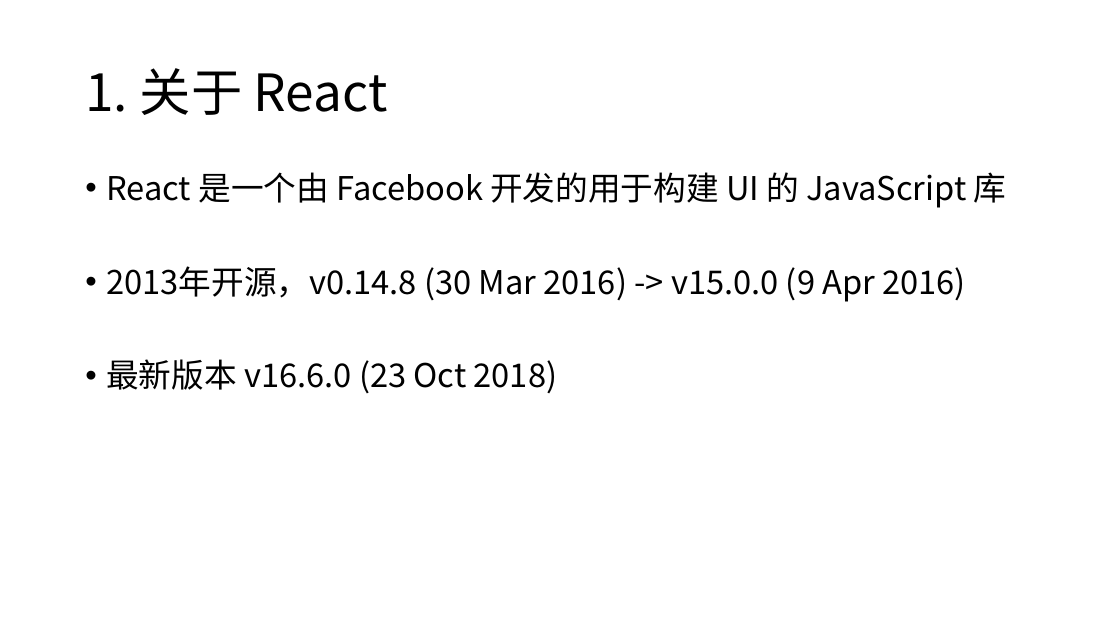
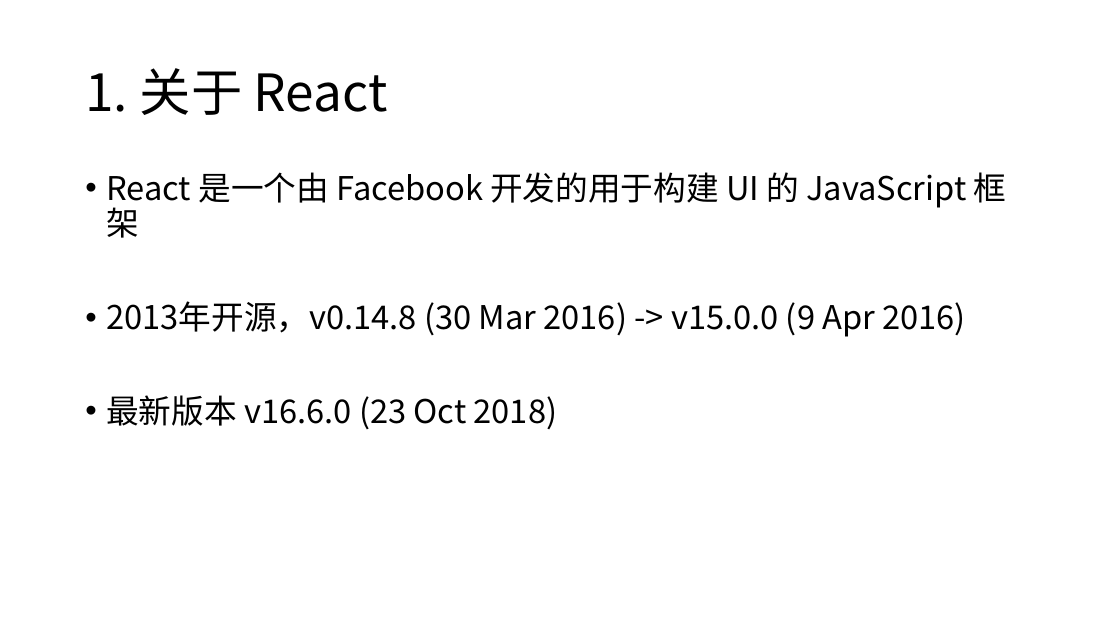
Before and after one commit to Zettat123/react_tutorial, a slide deck: slide 4 of slides/React 入门.pptx. Drawn at 1120x630 pixels with LibreOffice and Linux fonts; fonts in the diff are those of the drawing. Boxes give left, top, right and bottom in pixels: in the first picture for what was removed or moved away, otherwise in the second. Text is boxed around its words. In the diff, an @@ line names an element or a change of style, - is before the commit and + after.

```diff
--- a/slides/React 入门.pptx
+++ b/slides/React 入门.pptx
@@ text at <box>106,172,1007,238</box>: text changed @@
-• React 是一个由 Facebook 开发的用于构建 UI 的 JavaScript 库
+• React 是一个由 Facebook 开发的用于构建 UI 的 JavaScript 框架
```
Also in this commit, not shown: 2 other slides changed, 1 slide removed, 3 other files.
